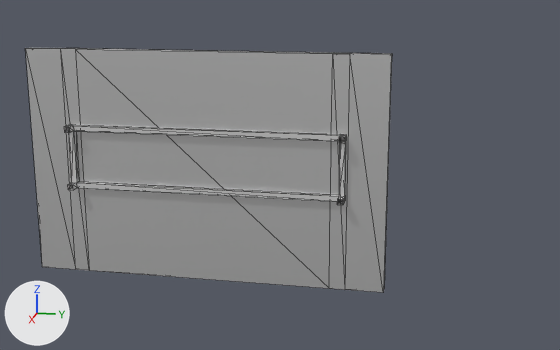
A saved change to the glTF model public/models/airStation/equip.glb.
The view is the same before and after, from a 50 mm camera at (7.99, 1.68, 3.31) aimed at (1.52, 0.39, 1.69). Lighting does not change. The marker at lower left points along +X, +Y and +Z. The older version comes first. Mesh edges are drawn as thin lines. Where no turn or scale is listed for an object, it has been applied to the vertices. Vertices at exactly the same position are counted once.

In view in the first picture: 'LED屏'.
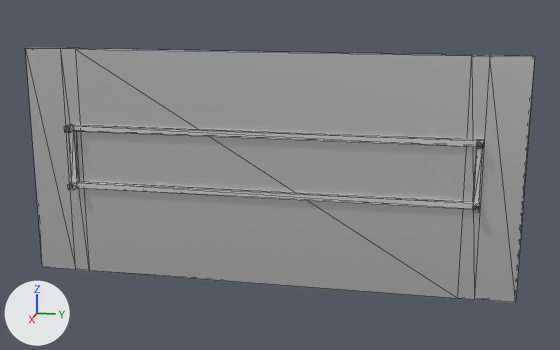
The newer file is also turned or shifted as a whole; pictures and numbers use the older file's frame.

Where the change shows, as pixel boxes (x1, y1, x2, y2) in the pictures (560 x 350 px; the box of a moved part takes in the faces that stretch with it):
```json
{"object": "LED屏", "change": "reshaped", "before": [25, 48, 392, 293], "after": [25, 48, 535, 302], "on screen": "39% wider"}
{"part": 1, "of": "me_led屏", "change": "moved or reshaped", "before": [76, 48, 392, 293], "after": [76, 48, 535, 302]}
```

The change, as JSON lines over the scene's bpy script:
```json
{"block": "me_led屏", "where": "# used by ob_led屏; location = (1.472, -0.313, 1.713)"}
{"op": "remove", "block": "me_led屏", "code": "me_led屏.from_pydata(...)  # 96 vertices, 180 faces; spans x -0.05..0.18, y -1.63..1.63, z -1.04..1.04"}
{"op": "add", "block": "me_led屏", "code": "me_led屏.from_pydata(...)  # 96 vertices, 180 faces; spans x -0.05..0.18, y -1.63..2.75, z -1.04..1.04"}
{"block": "me_led屏", "change": "me_led屏 part 1: all 48 vertices in x -0.05..0.18, y 1.15..1.63, z -1.04..1.04 are moved by (0.0, 1.12, 0.0)"}
```
